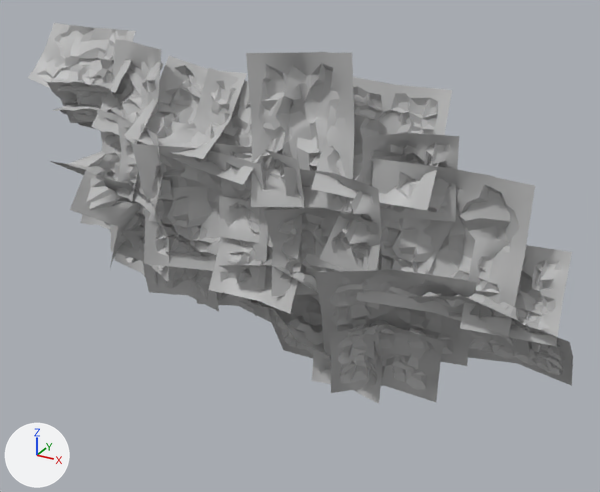
Before and after pictures for a commit that changed the FBX model Assets/God Hunt/Env/Background/BG/Models/Background_Room5.fbx.
The view is the same before and after, from a 50 mm lens placed at (72.1, -59.0, 36.8), pointed at (40.9, -2.2, 8.4). Lighting does not change. The marker at lower left points along +X, +Y and +Z. Where no turn or scale is listed for an object, it has been applied to the vertices.

The first picture shows 'Background_Room5'.
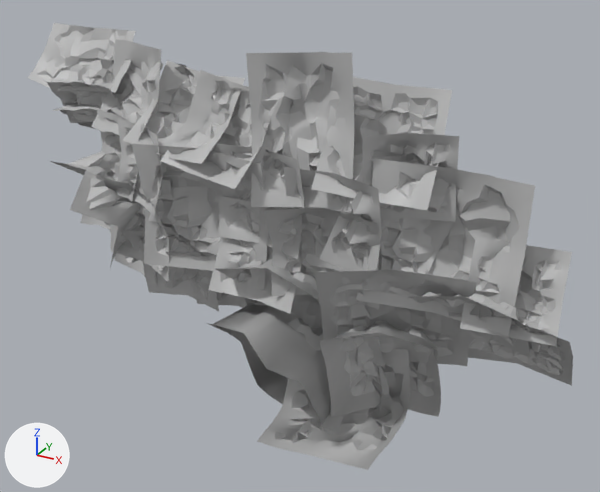
Location of each change, (x1, y1, x2, y2) in pixels of the pictures (600 x 492 px; the box of a moved part takes in the faces that stretch with it):
'Background_Room5', reshaped (17% taller): before (28, 23, 573, 404); after (28, 23, 573, 470)
part 1 of me_mesh, moved or reshaped: before (221, 262, 469, 404); after (207, 262, 469, 470)
part 2 of me_mesh, moved or reshaped: before (173, 68, 262, 185); after (161, 70, 269, 189)
part 3 of me_mesh, moved or reshaped: before (124, 56, 247, 159); after (123, 60, 245, 164)

What the commit changed:
me_mesh is used by ob_background_room5; location (37.63, -2.8, 10.14).
me_mesh had 7828 vertices, 13470 faces and spanned x -26.4..26.4, y -7.2..7.2, z -15.1..15.1.
me_mesh now has 7828 vertices, 13470 faces and spans x -26.4..26.4, y -9.2..7.2, z -17.7..15.1.
me_mesh part 1: 918 of 7828 vertices moved; they spanned x -2.7..17.2, y -4.9..4.3, z -15.1..-2.0 and now span x -2.7..17.2, y -9.2..4.1, z -17.7..-2.0; mean shift (0.2, -0.6, -1.7); largest move (4.7, 0.1, -14.4) -> (3.0, -6.7, -17.2).
me_mesh part 2: 40 of the vertices in x -7.4..2.0, y -4.1..1.8, z 4.6..12.3 are moved by (0.0, -1.2, 0.0).
me_mesh part 3: 40 of the vertices in x -11.4..-2.5, y -3.8..2.7, z 6.0..12.8 are moved by (0.0, -0.3, -0.4).
